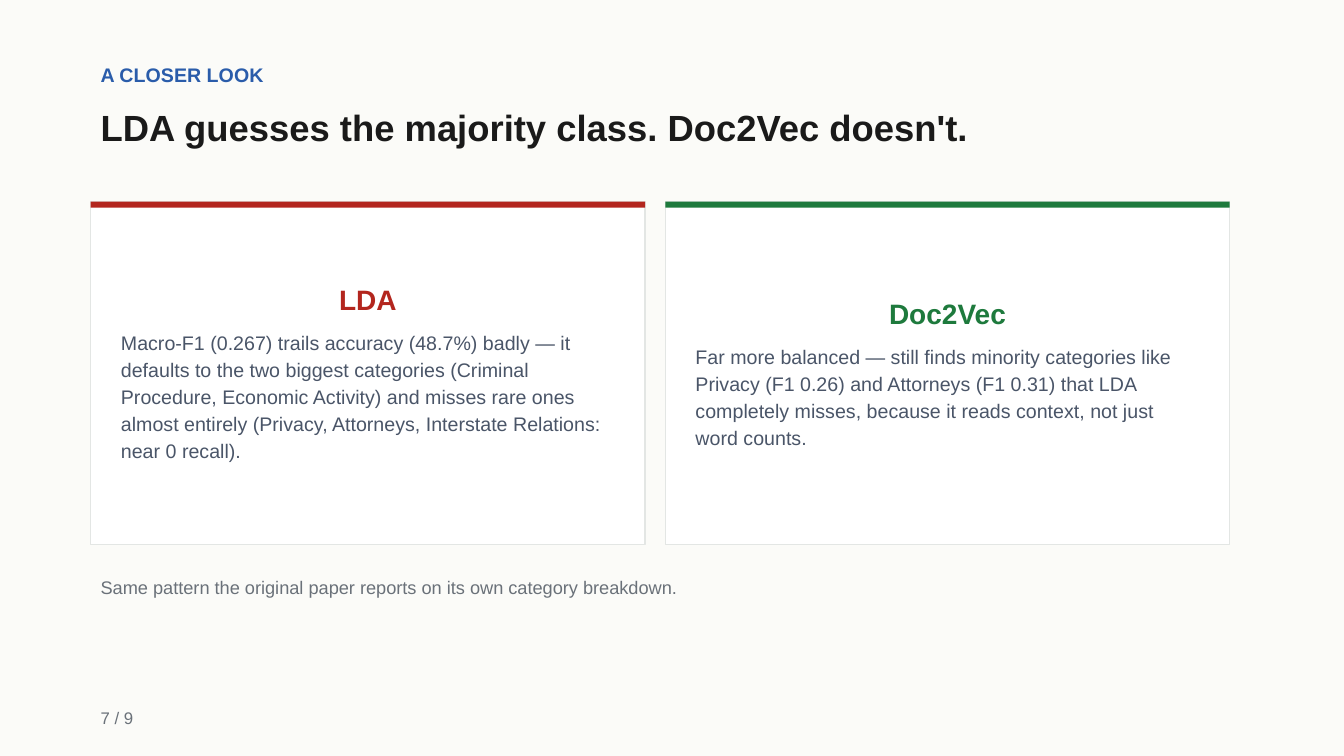
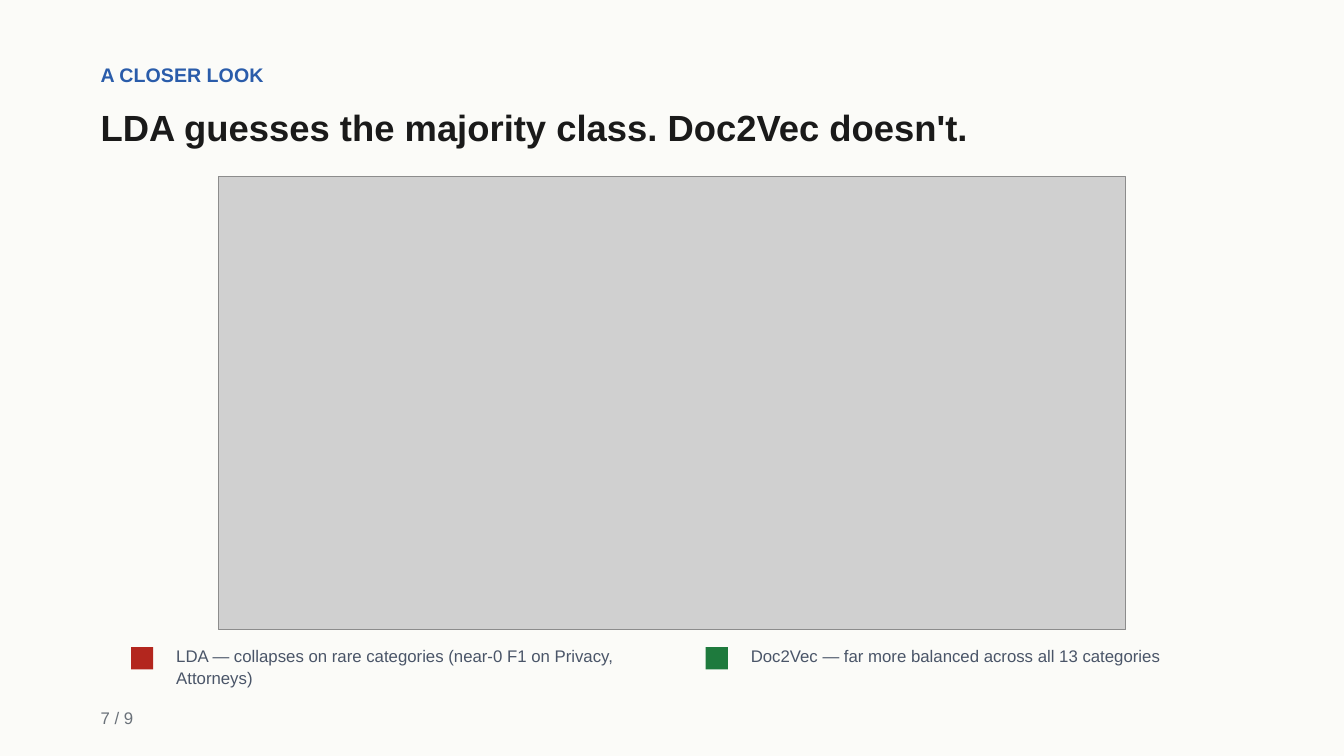
Before and after one commit to amogh-herle/ML-MINI-PROJECT, a slide deck: slide 8 of report/slides.pptx. Drawn at 1344x756 pixels with LibreOffice and Linux fonts; fonts in the diff are those of the drawing; grey boxes stand for pictures. Boxes give left, top, right and bottom in pixels: in the first picture for what was removed or moved away, otherwise in the second. Text is boxed around its words. In the diff, an @@ line names an element or a change of style, - is before the commit and + after.

Commit message:
Slides: add 2 new comparison charts, icon accents, now 10 slides
- results/figures/per_category_f1.png: grouped bar, LDA vs Doc2Vec F1 across
  all 13 issue_area categories -- replaces the old text-only Insights slide
  cards, shows LDA collapsing on rare categories far more clearly than prose
- results/figures/progress_by_phase.png: Doc2Vec+issue_area test accuracy
  across all 3 phases (59.1% -> 62.2% -> 68.8%), line+bar combo
- new slide 'Putting It Together' (9 slides -> 10) walks through that
  progress chart with per-phase bullets, drives home the ~10pp total gain
- Approach slide: small icon badges (Sigma for LDA/stats, command-glyph for
  Doc2Vec/embeddings) on each method card
- fixed footer numbering (content-slide-count denominator, was previously
  inconsistent between early and late slides)

```diff
--- a/report/slides.pptx
+++ b/report/slides.pptx
@@ picture added at <box>219,176,1126,630</box> @@
@@ rectangle removed at <box>91,202,645,544</box> @@
-LDA
-Macro-F1 (0.267) trails accuracy (48.7%) badly — it defaults to the two biggest categories (Criminal Procedure, Economic Activity) and misses rare ones almost entirely (Privacy, Attorneys, Interstate Relations: near 0 recall).
@@ rectangle removed at <box>665,202,1230,544</box> @@
-Doc2Vec
-Far more balanced — still finds minority categories like Privacy (F1 0.26) and Attorneys (F1 0.31) that LDA completely misses, because it reads context, not just word counts.
@@ text removed at <box>101,581,677,598</box> @@
-Same pattern the original paper reports on its own category breakdown.
@@ rectangle: place and size @@
-rectangle at <box>91,202,645,208</box>
+rectangle at <box>131,647,153,669</box>
@@ text added at <box>176,650,613,688</box>, 12 pt, text #4A5568 @@
+LDA — collapses on rare categories (near-0 F1 on Privacy, Attorneys)
@@ rectangle: place and size @@
-rectangle at <box>665,202,1230,208</box>
+rectangle at <box>706,647,728,669</box>
@@ text added at <box>751,650,1160,666</box>, 12 pt, text #4A5568 @@
+Doc2Vec — far more balanced across all 13 categories
```
Also in this commit, not shown: 1 other slide changed, 1 slide added, 4 other files.
